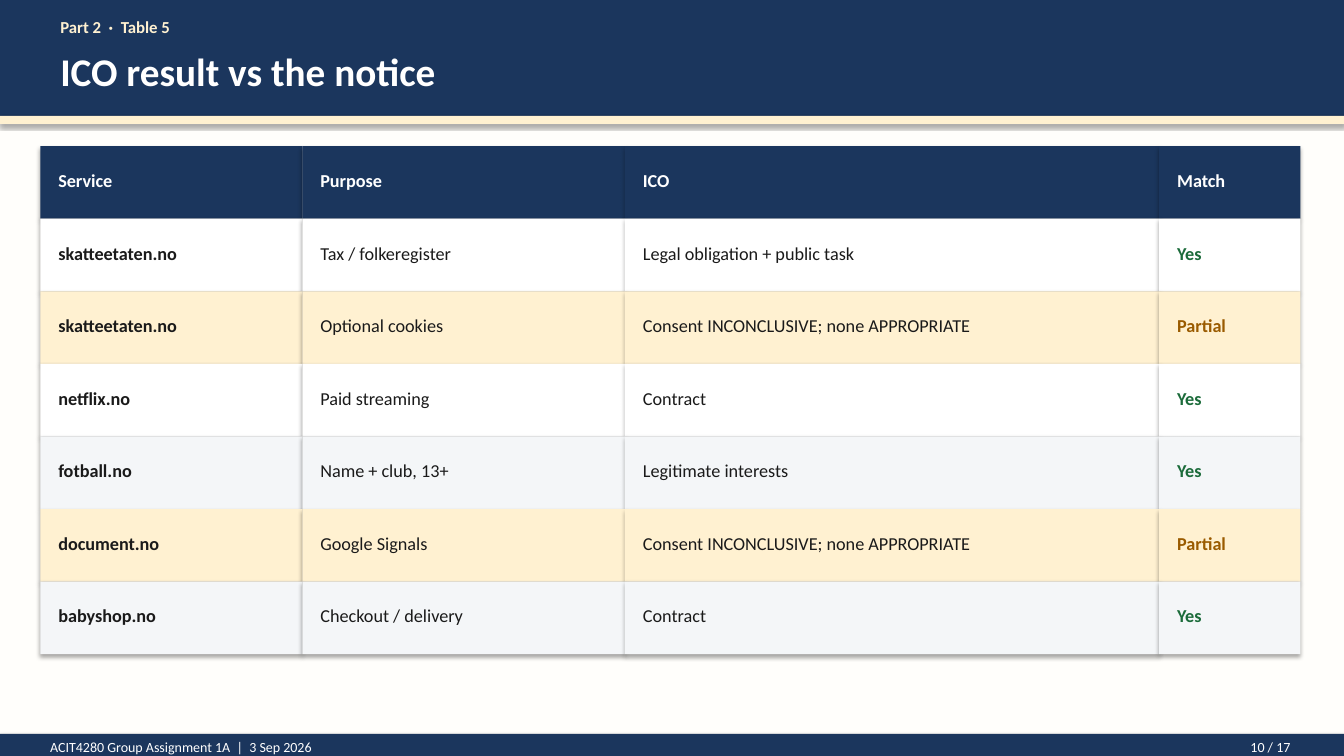
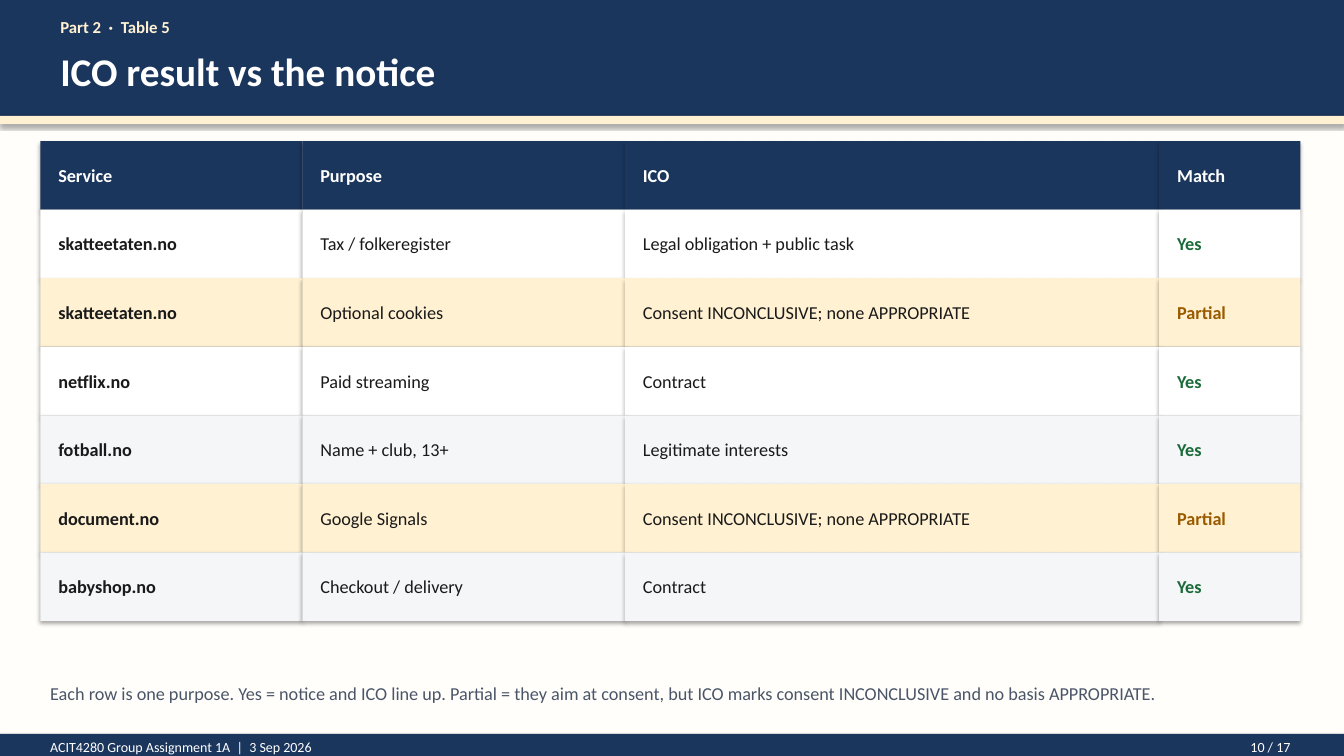
Before and after one commit to kasa031/Bacheloroppgave, a slide deck: slide 10 of ACIT4280_1A_presentation.pptx. Drawn at 1344x756 pixels with LibreOffice and Linux fonts; fonts in the diff are those of the drawing. Boxes give left, top, right and bottom in pixels: in the first picture for what was removed or moved away, otherwise in the second. Text is boxed around its words. In the diff, an @@ line names an element or a change of style, - is before the commit and + after.

```diff
--- a/ACIT4280_1A_presentation.pptx
+++ b/ACIT4280_1A_presentation.pptx
@@ rectangle: place and size @@
-rectangle at bbox=[40, 146, 302, 219]
+rectangle at bbox=[40, 141, 302, 210]
@@ rectangle: place and size @@
-rectangle at bbox=[302, 146, 625, 219]
+rectangle at bbox=[302, 141, 625, 210]
@@ rectangle: place and size @@
-rectangle at bbox=[625, 146, 1159, 219]
+rectangle at bbox=[625, 141, 1159, 210]
@@ rectangle: place and size @@
-rectangle at bbox=[1159, 146, 1301, 219]
+rectangle at bbox=[1159, 141, 1301, 210]
@@ 4 texts: place and size @@
-4 texts at bbox=[58, 174, 1225, 190]
+4 texts at bbox=[58, 169, 1225, 185]
@@ rectangle: place and size @@
-rectangle at bbox=[40, 219, 302, 291]
+rectangle at bbox=[40, 210, 302, 278]
@@ rectangle: place and size @@
-rectangle at bbox=[302, 219, 625, 291]
+rectangle at bbox=[302, 210, 625, 278]
@@ rectangle: place and size @@
-rectangle at bbox=[625, 219, 1159, 291]
+rectangle at bbox=[625, 210, 1159, 278]
@@ rectangle: place and size @@
-rectangle at bbox=[1159, 219, 1301, 291]
+rectangle at bbox=[1159, 210, 1301, 278]
@@ 4 texts: place and size @@
-4 texts at bbox=[58, 247, 1201, 263]
+4 texts at bbox=[58, 237, 1201, 253]
@@ rectangle: place and size @@
-rectangle at bbox=[40, 291, 302, 364]
+rectangle at bbox=[40, 278, 302, 347]
@@ rectangle: place and size @@
-rectangle at bbox=[302, 291, 625, 364]
+rectangle at bbox=[302, 278, 625, 347]
@@ rectangle: place and size @@
-rectangle at bbox=[625, 291, 1159, 364]
+rectangle at bbox=[625, 278, 1159, 347]
@@ rectangle: place and size @@
-rectangle at bbox=[1159, 291, 1301, 364]
+rectangle at bbox=[1159, 278, 1301, 347]
@@ rectangle: place and size @@
-rectangle at bbox=[40, 364, 302, 437]
+rectangle at bbox=[40, 347, 302, 415]
@@ rectangle: place and size @@
-rectangle at bbox=[302, 364, 625, 437]
+rectangle at bbox=[302, 347, 625, 415]
@@ rectangle: place and size @@
-rectangle at bbox=[625, 364, 1159, 437]
+rectangle at bbox=[625, 347, 1159, 415]
@@ rectangle: place and size @@
-rectangle at bbox=[1159, 364, 1301, 437]
+rectangle at bbox=[1159, 347, 1301, 415]
@@ 8 texts: place and size @@
-8 texts at bbox=[58, 319, 1226, 408]
+8 texts at bbox=[58, 306, 1226, 391]
@@ 4 texts, 4 rectangles: place and size @@
-4 texts, 4 rectangles at bbox=[40, 437, 1301, 509]
+4 texts, 4 rectangles at bbox=[40, 415, 1301, 484]
@@ rectangle: place and size @@
-rectangle at bbox=[40, 509, 302, 582]
+rectangle at bbox=[40, 484, 302, 553]
@@ rectangle: place and size @@
-rectangle at bbox=[302, 509, 625, 582]
+rectangle at bbox=[302, 484, 625, 553]
@@ rectangle: place and size @@
-rectangle at bbox=[625, 509, 1159, 582]
+rectangle at bbox=[625, 484, 1159, 553]
@@ rectangle: place and size @@
-rectangle at bbox=[1159, 509, 1301, 582]
+rectangle at bbox=[1159, 484, 1301, 553]
@@ 4 texts: place and size @@
-4 texts at bbox=[58, 537, 1226, 553]
+4 texts at bbox=[58, 512, 1226, 528]
@@ rectangle: place and size @@
-rectangle at bbox=[40, 582, 302, 654]
+rectangle at bbox=[40, 553, 302, 621]
@@ rectangle: place and size @@
-rectangle at bbox=[302, 582, 625, 654]
+rectangle at bbox=[302, 553, 625, 621]
@@ rectangle: place and size @@
-rectangle at bbox=[625, 582, 1159, 654]
+rectangle at bbox=[625, 553, 1159, 621]
@@ rectangle: place and size @@
-rectangle at bbox=[1159, 582, 1301, 654]
+rectangle at bbox=[1159, 553, 1301, 621]
@@ 4 texts: place and size @@
-4 texts at bbox=[58, 609, 1201, 625]
+4 texts at bbox=[58, 580, 1201, 596]
@@ text added at bbox=[50, 687, 1155, 703], 13 pt, text #4A5568 @@
+Each row is one purpose. Yes = notice and ICO line up. Partial = they aim at consent, but ICO marks consent INCONCLUSIVE and no basis APPROPRIATE.
```
Also in this commit, not shown: 9 other slides changed, 4 other files.
